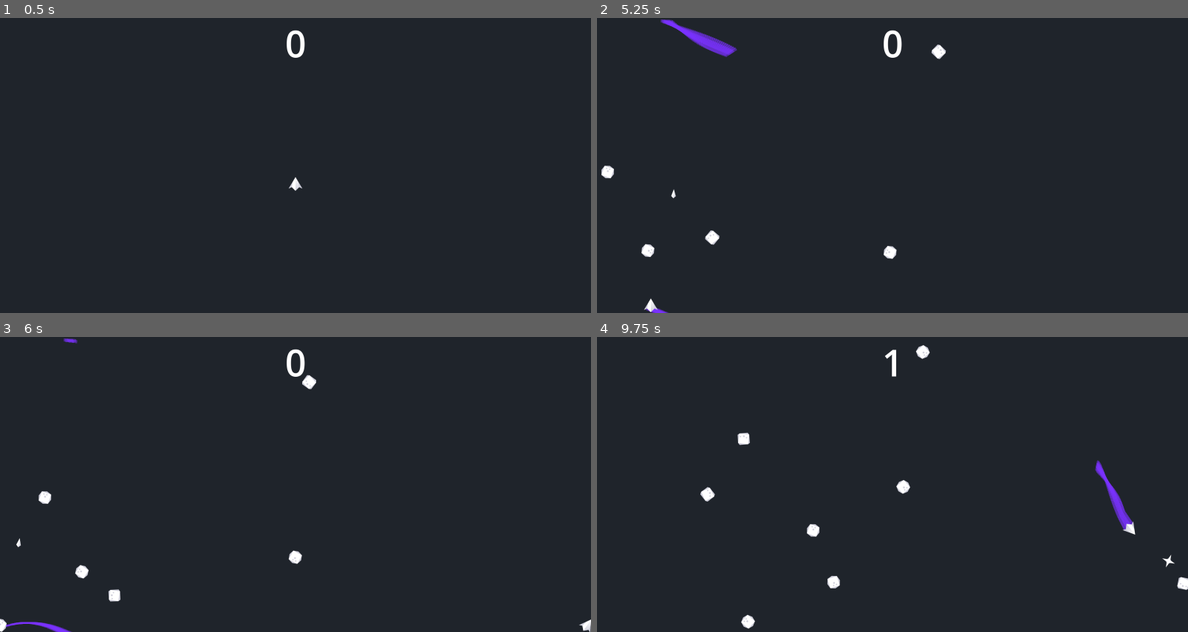
Above: before the commit, frames 1-4 (two rows, left to right).
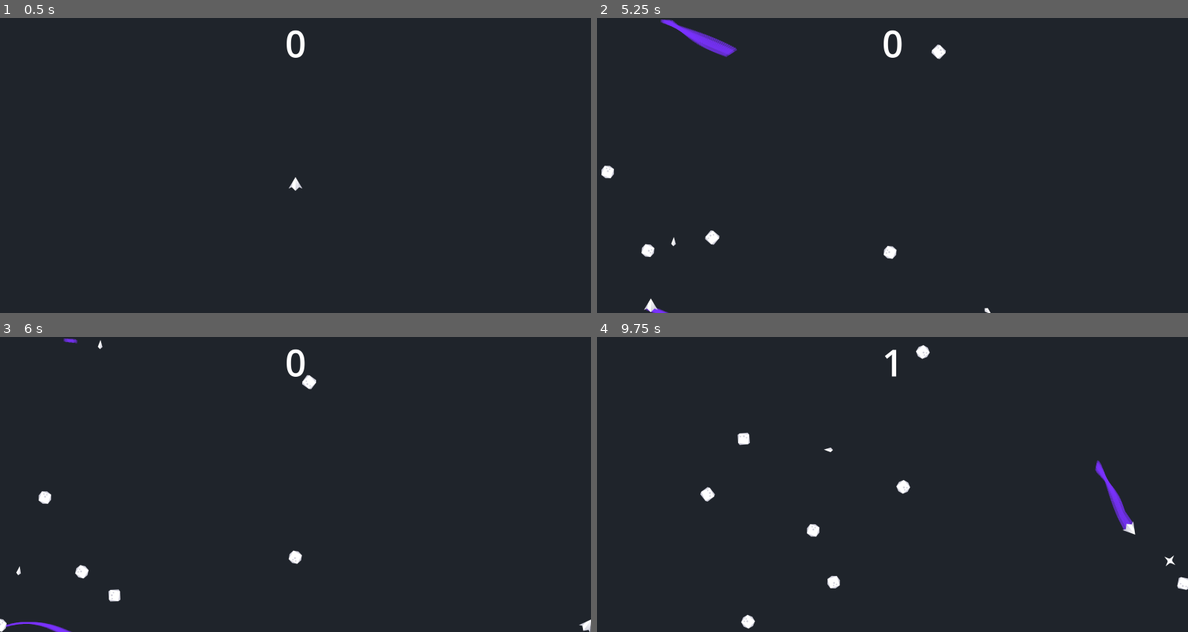
Above: after the commit, the same moments.

Repository: scytail/Asteroids
Game: Godot game, scene res://Scenes/main.tscn
Two runs of this game, one before a commit and one after it. Both use one fixed random seed, a clock stepped at 60 frames per second and the inputs below.
Inputs:
- Up to frame 1 (0.5 s): no input
- Up to frame 2 (5.25 s): tap Enter at 0.5 s; hold D (rotate_right) 0.53-1.28 s; hold Space (shoot) 0.53-1.28 s; hold S (move_backward) 1.28-2.03 s; tap Space (shoot) at 1.35, 2.85, 4.35 s; hold D (rotate_right) 2.03-2.78 s; hold Space (shoot) 2.03-2.78 s; hold W (move_forward) 2.78-3.53 s; hold Space (shoot) 3.53-4.28 s; hold A (rotate_left) 3.53-5.03 s; hold S (move_backward) from 5.03 s (still down); hold Space (shoot) from 5.03 s (still down)
- Up to frame 3 (6 s): release S (move_backward) at 5.78 s; release Space (shoot) at 5.78 s; hold D (rotate_right) from 5.78 s (still down); tap Space (shoot) at 5.85 s
- Up to frame 4 (9.75 s): release D (rotate_right) at 6.53 s; hold W (move_forward) 6.53-7.28 s; hold Space (shoot) 6.53-7.28 s; hold D (rotate_right) 7.28-8.03 s; tap Space (shoot) at 7.35, 8.85 s; hold S (move_backward) 8.03-8.78 s; hold Space (shoot) 8.03-8.78 s; hold A (rotate_left) 8.78-9.53 s; hold W (move_forward) from 9.53 s (still down); hold Space (shoot) from 9.53 s (still down)

Frame 1 is identical in both runs. In frame 2, less than 0.1% of the frame differs, in the area x 12-67%, y 58-100%; in frame 3, less than 0.1%; in frame 4, less than 0.1%.

Commit message:
implemented size upgrade
implemented the bullet size upgrade, also added a speed limiter to all entities

Diff:
--- a/Scenes/item_pickup.tscn
+++ b/Scenes/item_pickup.tscn
@@ -11,7 +11,10 @@
 collision_mask = 11
 mass = 0.1
 gravity_scale = 0.0
+max_contacts_reported = 1
+contact_monitor = true
 script = ExtResource("1_ie2p7")
+max_speed = 200
 
 [node name="Sprite2D" type="Sprite2D" parent="."]
 texture = ExtResource("1_h72e4")
--- a/Scripts/interactive_entity.gd
+++ b/Scripts/interactive_entity.gd
@@ -1,6 +1,8 @@
 extends RigidBody2D
 
 class_name InteractiveEntity
+
+@export var max_speed = 1000
 
 var screen_size;
 
@@ -11,6 +13,7 @@
 
 func _integrate_forces(state):
 	_check_boundary_collision(state)
+	_set_max_speed(state)
 
 
 func _check_boundary_collision(state):
@@ -24,5 +27,11 @@
 		state.transform.origin.y = 0
 
 
+
+func _set_max_speed(state):
+	state.linear_velocity.x = clamp(state.linear_velocity.x, -max_speed, max_speed)
+	state.linear_velocity.y = clamp(state.linear_velocity.y, -max_speed, max_speed)
+
+
 func take_damage():
 	queue_free()
--- a/Scripts/item_pickup.gd
+++ b/Scripts/item_pickup.gd
@@ -7,3 +7,4 @@
 func _on_body_entered(body):
 	if body.is_in_group("players"):
 		body.apply_upgrade(upgrade_type)
+		queue_free()
--- a/Scripts/player.gd
+++ b/Scripts/player.gd
@@ -2,12 +2,12 @@
 
 @export var engine_power = 300
 @export var rotate_speed = 200
-@export var max_velocity = 1000
 
+@export var bullet_scale_increment: float = .1
 @export var bullet_scene: PackedScene
 @export var engine_trail_scene: PackedScene
 
-var bullet_scale_modifier = 1
+var _bullet_scale_modifier = 1
 
 
 func _ready():
@@ -18,7 +18,6 @@
 	super._integrate_forces(state)
 	_push_ship(state)
 	_rotate_ship(state)
-	_set_max_speed(state)
 	_set_motion_trail(state.linear_velocity)
 
 
@@ -53,23 +52,23 @@
 		angular_velocity = 0
 
 
-func _set_max_speed(state):
-	state.linear_velocity.x = clamp(state.linear_velocity.x, -max_velocity, max_velocity)
-	state.linear_velocity.y = clamp(state.linear_velocity.y, -max_velocity, max_velocity)
-
-
 func _fire_bullet():
 	var bullet = bullet_scene.instantiate()
 	bullet.position = $BulletSpawnLocation.global_position
 	bullet.rotation = rotation
-	bullet.scale = bullet.scale * bullet_scale_modifier
+
+	# Scaling a rigidbody is apparently a big no-no in godot. Instead, iterate over the children
+	# and scale them all manually, while leaving the main node at a standard scale. Kinda jank.
+	for child in bullet.get_children():
+		if child is Node2D:
+			child.scale *= _bullet_scale_modifier
 
 	add_sibling(bullet)
 
 
 func _set_motion_trail(current_velocity: Vector2):
 	var speed = abs(current_velocity.x + current_velocity.y)
-	var speed_ratio = speed/(max_velocity*2)
+	var speed_ratio = speed/(max_speed*2)
 
 	var trail = engine_trail_scene.instantiate()
 	trail.position = $TrailSpawnLocation.global_position
@@ -85,4 +84,4 @@
 func apply_upgrade(upgrade_type: Enums.upgrade_types):
 	match upgrade_type:
 		Enums.upgrade_types.BULLET_SIZE:
-			bullet_scale_modifier += 1
+			_bullet_scale_modifier += bullet_scale_increment
